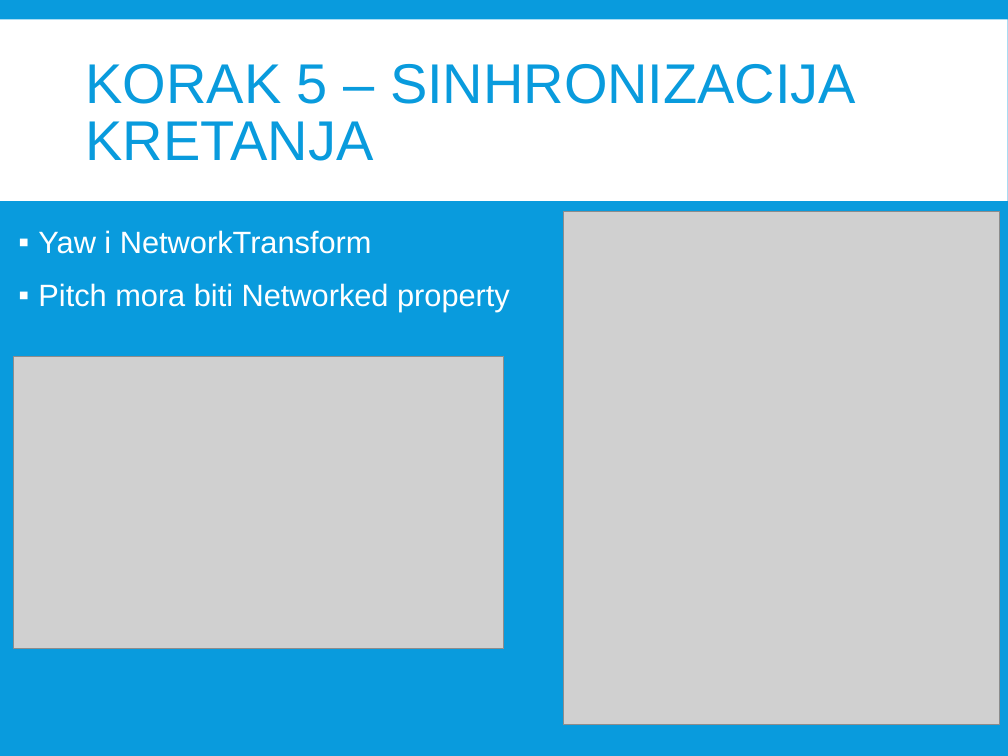
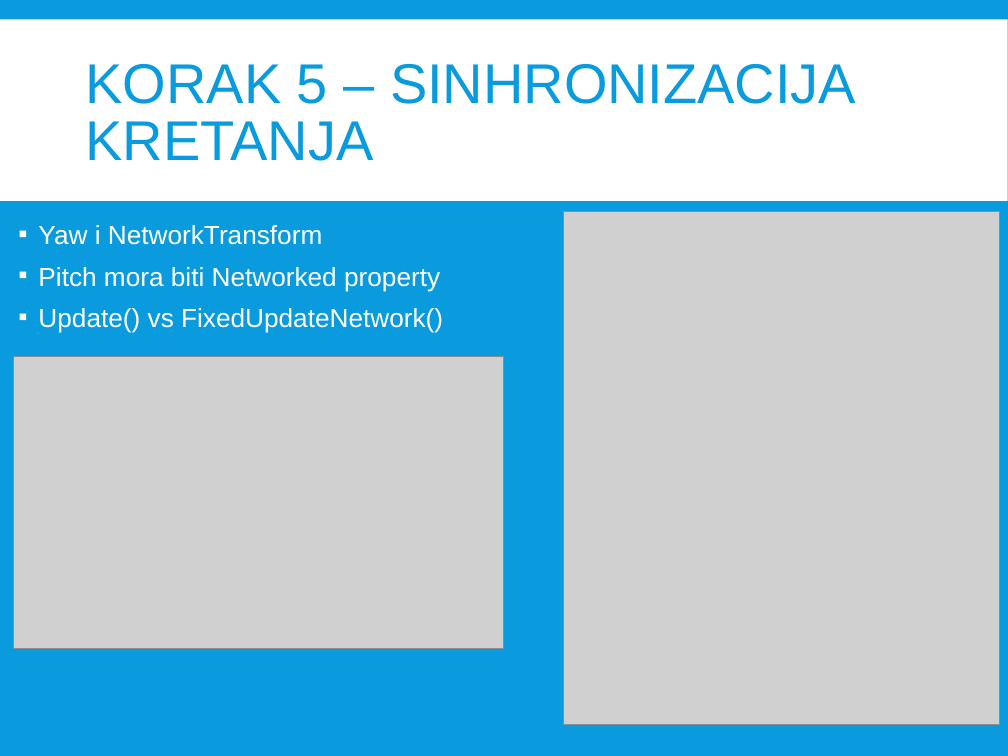
Before and after one commit to Milos-Sstanojevic/PhotonFusion-Demo, a slide deck: slide 13 of Milos_Stanojevic_Prezentacija.pptx. Drawn at 1008x756 pixels with LibreOffice and Linux fonts; fonts in the diff are those of the drawing; grey boxes stand for pictures. Boxes give left, top, right and bottom in pixels: in the first picture for what was removed or moved away, otherwise in the second. Text is boxed around its words. In the diff, an @@ line names an element or a change of style, - is before the commit and + after.

```diff
--- a/Milos_Stanojevic_Prezentacija.pptx
+++ b/Milos_Stanojevic_Prezentacija.pptx
@@ text at bbox=[38, 225, 440, 291]: size 22 to 18.7 pt in "Yaw i NetworkTransform", "Pitch mora biti Networked property"; line spacing 0.9 to 0.7 @@
@@ text at bbox=[38, 308, 443, 333]: paragraph added @@
+▪ Update() vs FixedUpdateNetwork()
```
Also in this commit, not shown: 5 other slides changed, 2 slides added, 3 other files.
